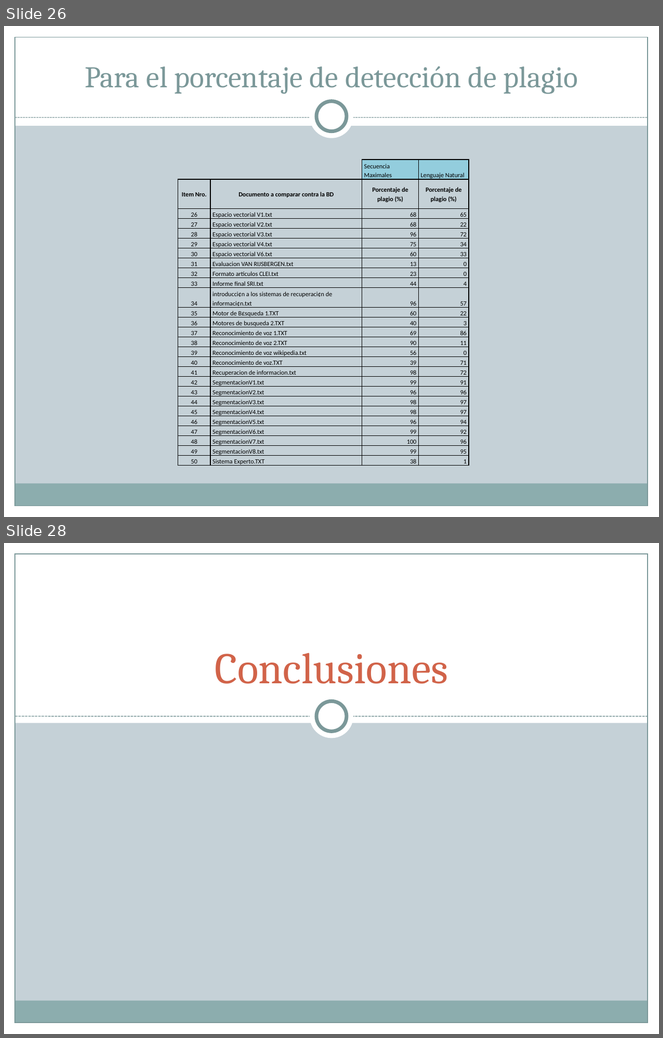
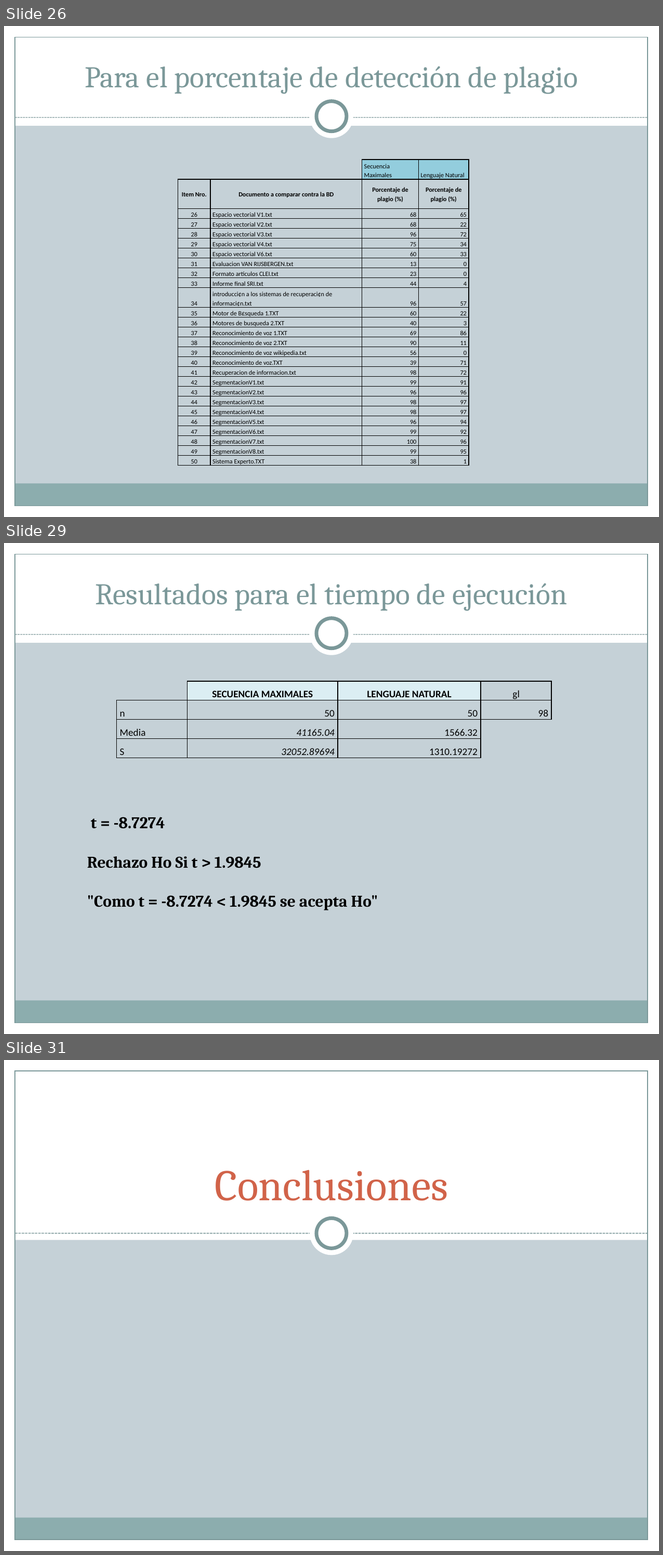
Before and after one commit to diegohttp/plagiarius, a slide deck: Lab6/Diapos HIPOTESIS.pptx. Shown one above the other, each under a label of ours: slides 26 and 28 before the commit, slides 26, 29 and 31 after it; the slides between them are not shown. The pictures are 663x1038 and 663x1555 pixels, drawn with LibreOffice and Linux fonts; fonts in the diff are those of the drawing. Boxes give left, top, right and bottom in pixels: in the first picture for what was removed or moved away, otherwise in the second. Text is boxed around its words. In the diff, an @@ line names an element or a change of style, - is before the commit and + after.

```diff
--- a/Lab6/Diapos HIPOTESIS.pptx
+++ b/Lab6/Diapos HIPOTESIS.pptx
@@ slide 29 added at (x1=4, y1=543, x2=659, y2=1034), background #C5D1D7; not listed: 9 template elements that a slide beside it also shows @@
@@ title added at (x1=95, y1=583, x2=568, y2=611), 33 pt, text #7C999A @@
+Resultados para el tiempo de ejecución
@@ table added at (x1=117, y1=681, x2=552, y2=758), 4 rows, 6 columns @@
+ | SECUENCIA MAXIMALES |  | LENGUAJE NATURAL |  | gl
+n |  | 50 |  | 50 | 98
+Media |  | 41165.04 |  | 1566.32 | 
+S |  | 32052.89694 |  | 1310.19272 | 
@@ text added at (x1=87, y1=817, x2=378, y2=911), 18 pt, text #000000, bold @@
+t = -8.7274
+Rechazo Ho Si t > 1.9845
+"Como t = -8.7274 < 1.9845 se acepta Ho"
@@ what was slide 28 is now slide 31 @@
```
Also in this commit, not shown: 3 slides changed, 3 other slides added, 1 slide removed.
